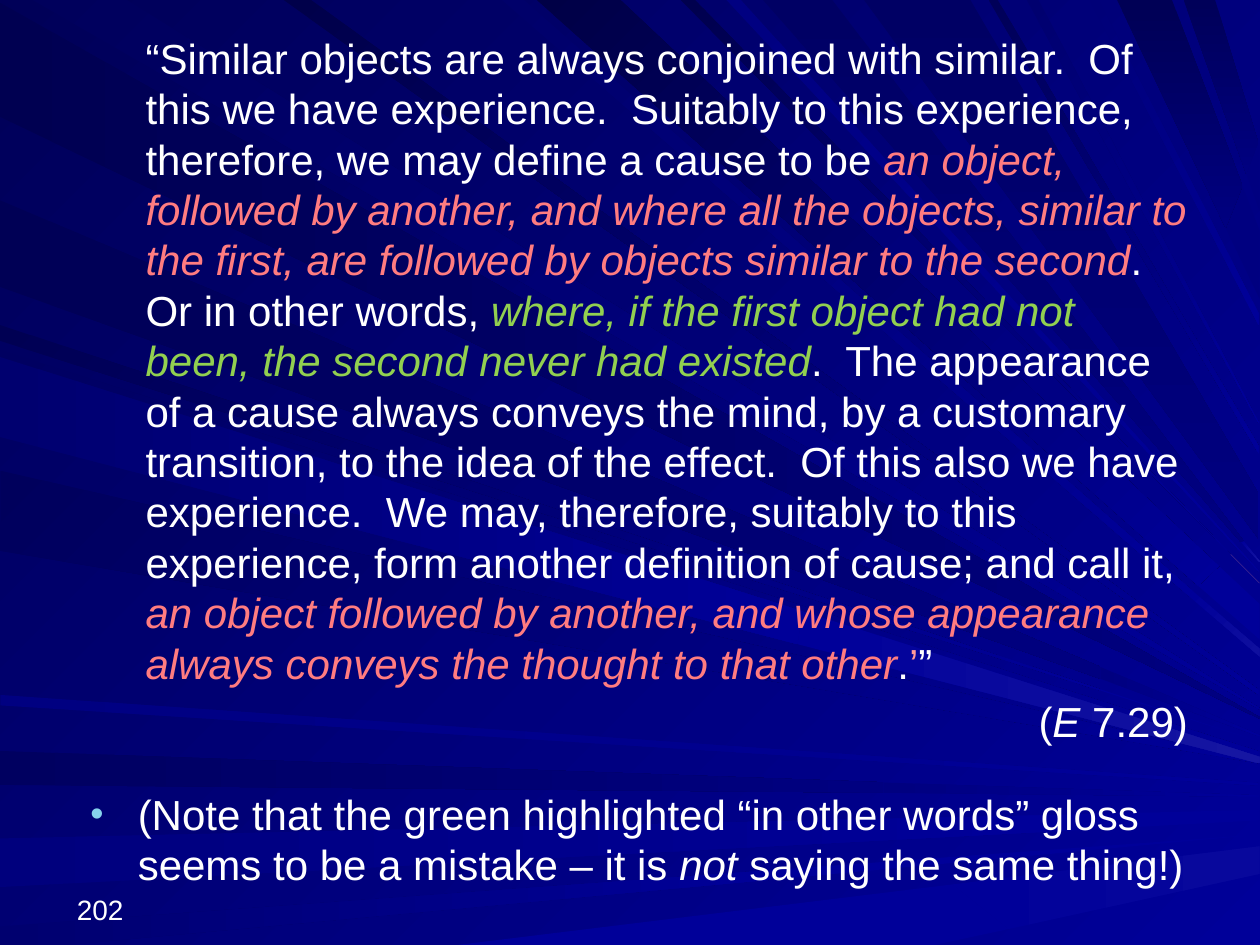
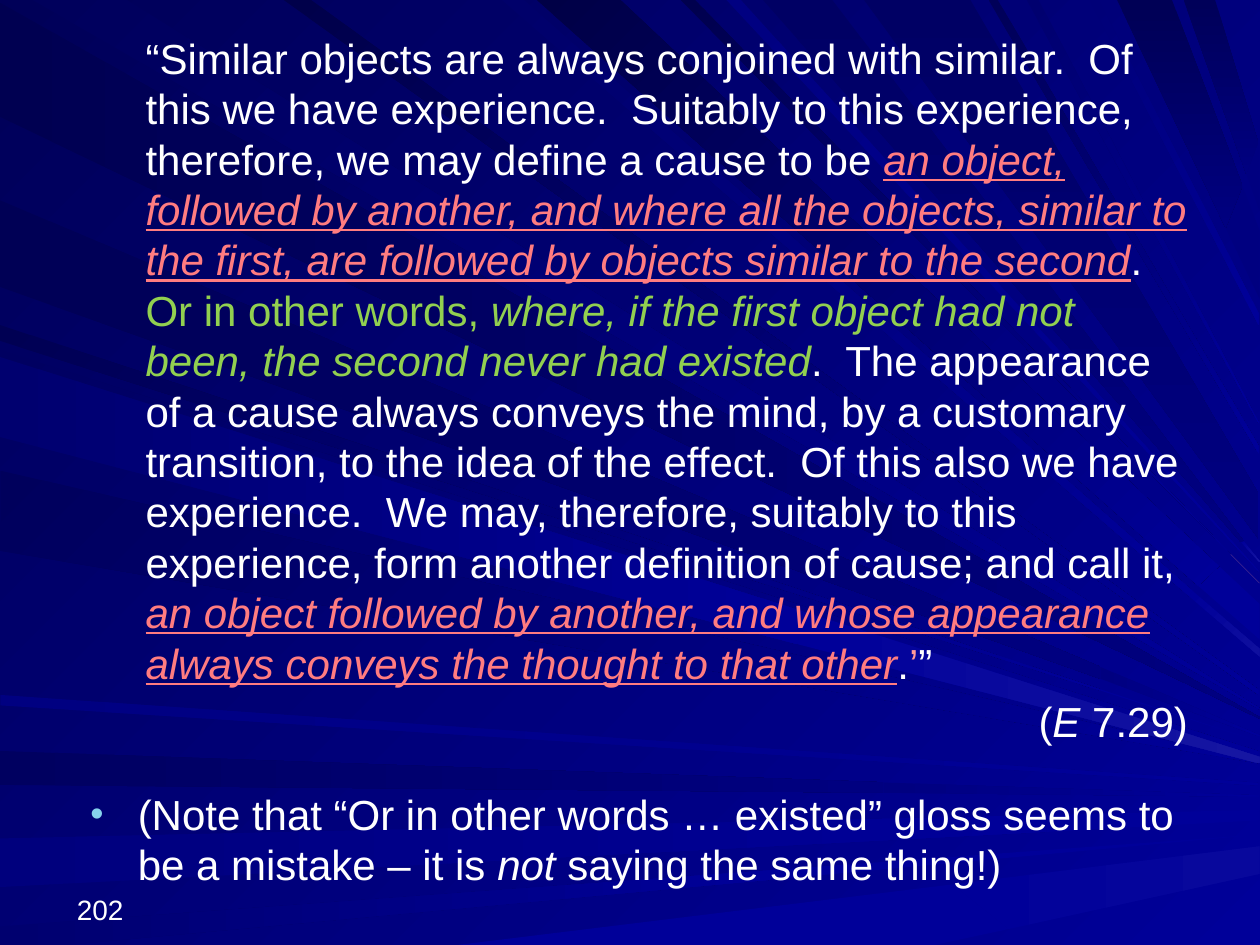
Before and after one commit to englishphilosophy/hume-texts-online, a slide deck: slide 202 of teaching/lectures/2024_Hume_MT_current.pptx. Drawn at 1260x945 pixels with LibreOffice and Linux fonts; fonts in the diff are those of the drawing. Boxes give left, top, right and bottom in pixels: in the first picture for what was removed or moved away, otherwise in the second. Text is boxed around its words. In the diff, an @@ line names an element or a change of style, - is before the commit and + after.

```diff
--- a/teaching/lectures/2024_Hume_MT_current.pptx
+++ b/teaching/lectures/2024_Hume_MT_current.pptx
@@ text at box(146, 43, 1187, 687): text colour #FFFFFF to #92D050 in "Or in other words,"; underline on in "an object, followed by another, and where ..." @@
@@ text at box(138, 799, 1174, 889): text changed @@
-• (Note that the green highlighted “in other words” gloss seems to be a mistake – it is not saying the same thing!)
+• (Note that “Or in other words … existed” gloss seems to be a mistake – it is not saying the same thing!)
```
Also in this commit, not shown: 6 other slides changed, 54 slides added, 1 other file.
